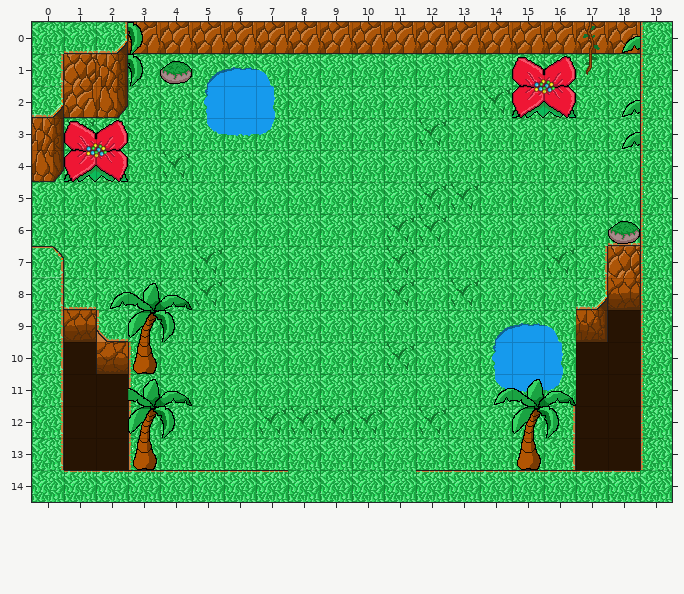
Two versions of a level (Tiled map (JSON), bin/Maps/test.json). Above: the version before the commit.
Cells are 32x32 px. Shown: x 0..19, y 0..14.
After the commit:
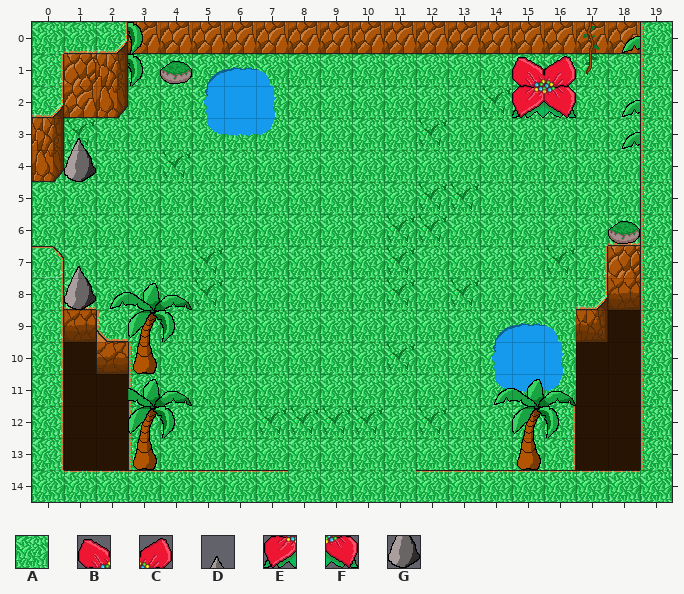
Key: from "Jungle": A 0, B 5, C 6, D 13, E 21, F 22, G 29.
_ is an empty cell.
Edits made:
Layer "Foreground":
The edit turns tile C into tile A in row 3 at x 2.
The edit turns tile F into tile A in row 4 at x 2.
The edit turns tile B into tile D in row 3 at x 1.
There is now tile D in row 7 at x 1.
The edit turns tile E into tile G in row 4 at x 1.
There is now tile G in row 8 at x 1.
Changed places in both pictures, as pixel boxes (x1, y1, x2, y2):
changed: (64, 120, 128, 182)
added: (64, 266, 96, 310)
